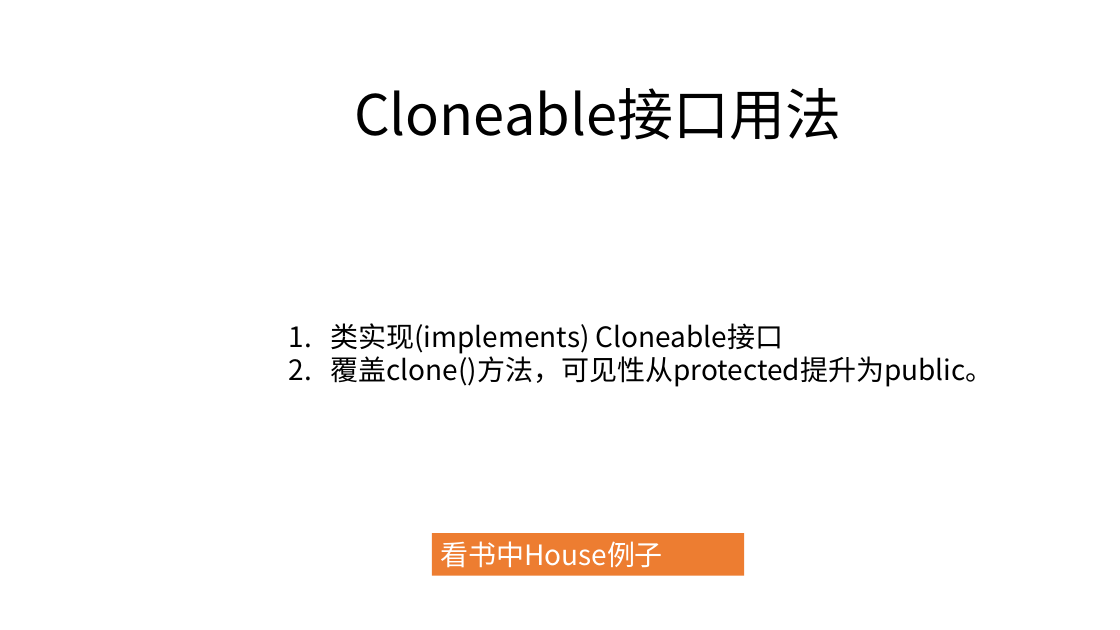
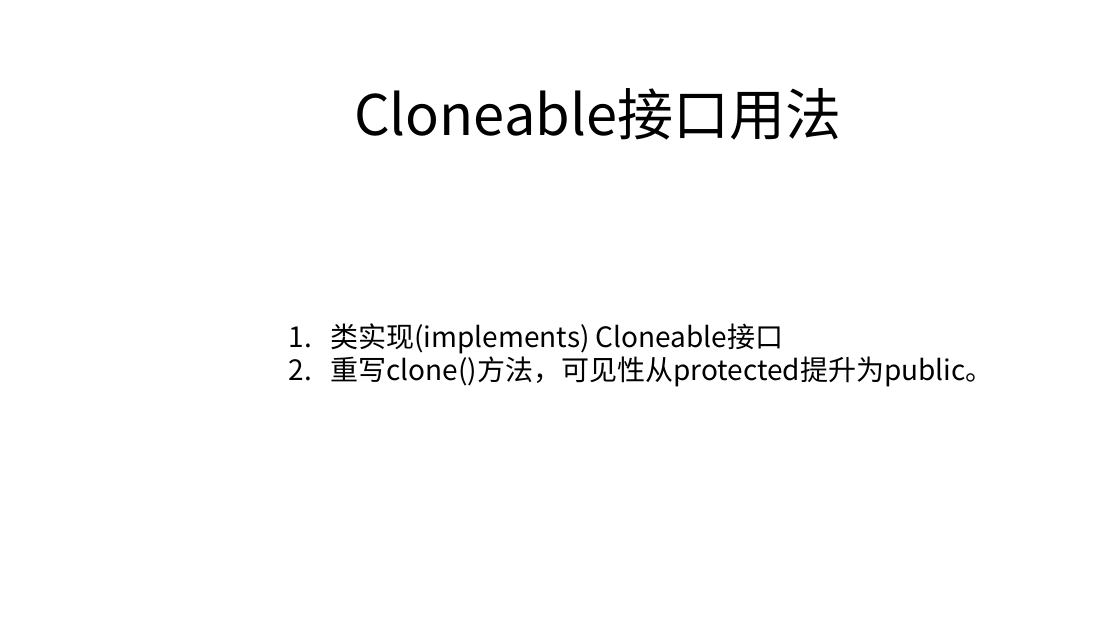
Before and after one commit to zjyesir/hmc_java_1, a slide deck: slide 26 of ppt/12.抽象类和接口.pptx (slide 28 before the commit). Drawn at 1120x630 pixels with LibreOffice and Linux fonts; fonts in the diff are those of the drawing; background and template pictures are left out. Boxes give left, top, right and bottom in pixels: in the first picture for what was removed or moved away, otherwise in the second. Text is boxed around its words. In the diff, an @@ line names an element or a change of style, - is before the commit and + after.

```diff
--- a/ppt/12.抽象类和接口.pptx
+++ b/ppt/12.抽象类和接口.pptx
@@ text at (330,352,993,387): text changed @@
-2. 覆盖clone()方法，可见性从protected提升为public。
+2. 重写clone()方法，可见性从protected提升为public。
@@ rectangle removed at (432,534,744,576) @@
-看书中House例子
```
Also in this commit, not shown: 15 other slides changed, 6 slides added, 2 slides removed, 3 other files.
